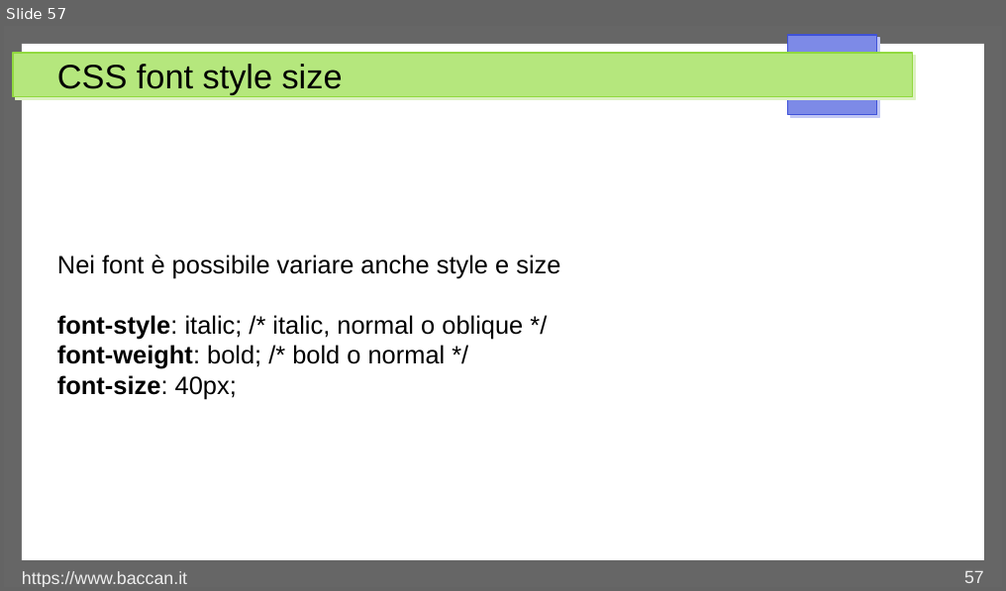
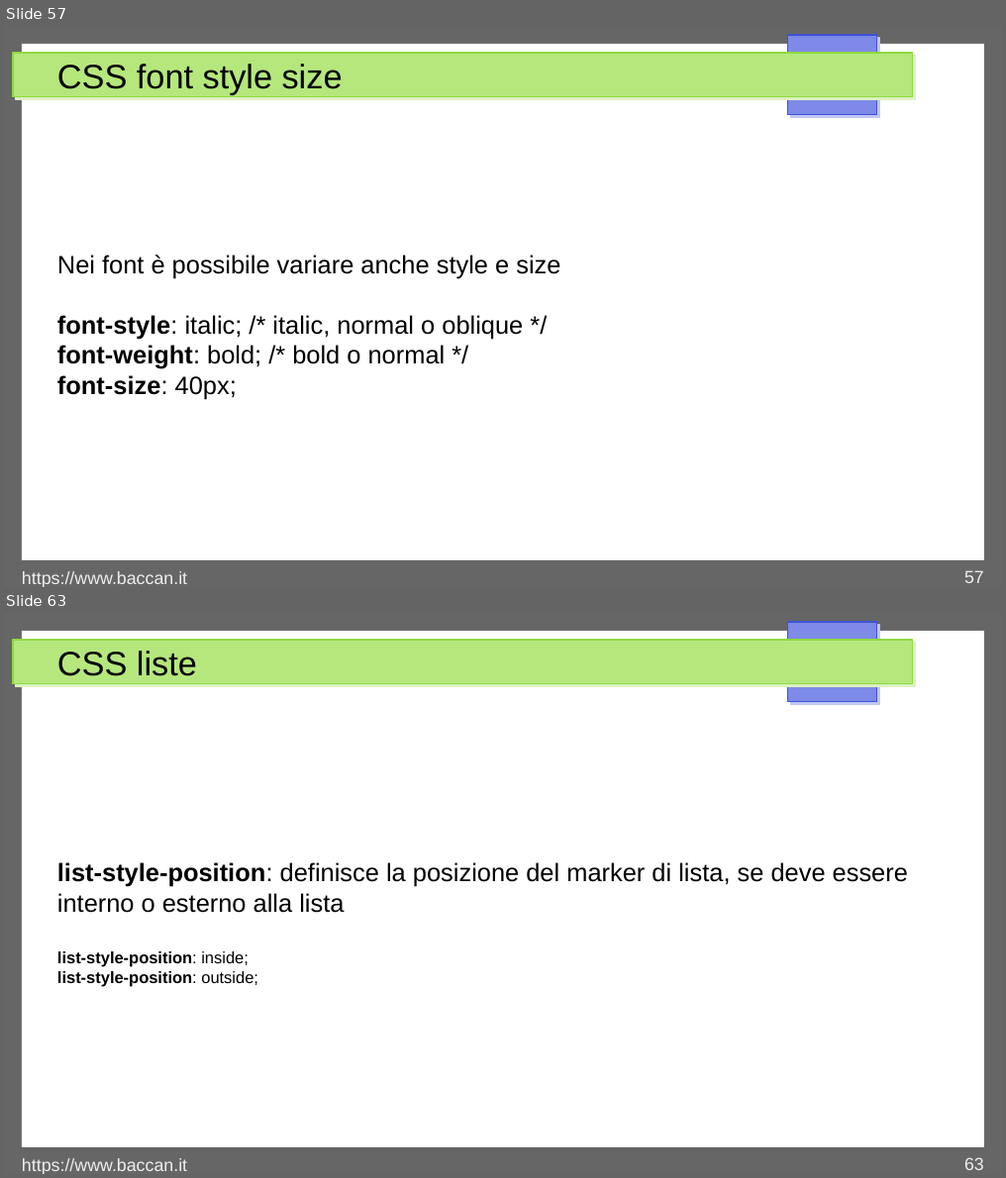
Before and after one commit to matteobaccan/CorsoCSS, a slide deck: Chapter_css.odp. Shown one above the other, each under a label of ours: slide 57 before the commit, slides 57 and 63 after it; the slides between them are not shown. The pictures are 1006x591 and 1006x1178 pixels, drawn with LibreOffice and Linux fonts; fonts in the diff are those of the drawing. Boxes give left, top, right and bottom in pixels: in the first picture for what was removed or moved away, otherwise in the second. Text is boxed around its words. In the diff, an @@ line names an element or a change of style, - is before the commit and + after.

```diff
--- a/Chapter_css.odp
+++ b/Chapter_css.odp
@@ slide 63 added at [4, 613, 1002, 1174], background #FFFFFF; not listed: 4 template elements that a slide beside it also shows @@
@@ title added at [57, 651, 197, 676], 27 pt, text #000000 @@
+CSS liste
@@ text added at [57, 862, 908, 986], 20 pt, text #000000 @@
+list-style-position: definisce la posizione del marker di lista, se deve essere interno o esterno alla lista
+list-style-position: inside;
+list-style-position: outside;
@@ text added at [22, 1158, 187, 1174], 14 pt, text #EEEEEE @@
+https://www.baccan.it
@@ page number added at [964, 1157, 984, 1170], 14 pt, text #EEEEEE @@
+63
```
Also in this commit, not shown: 1 slide changed, 5 other slides added, 7 other files.
